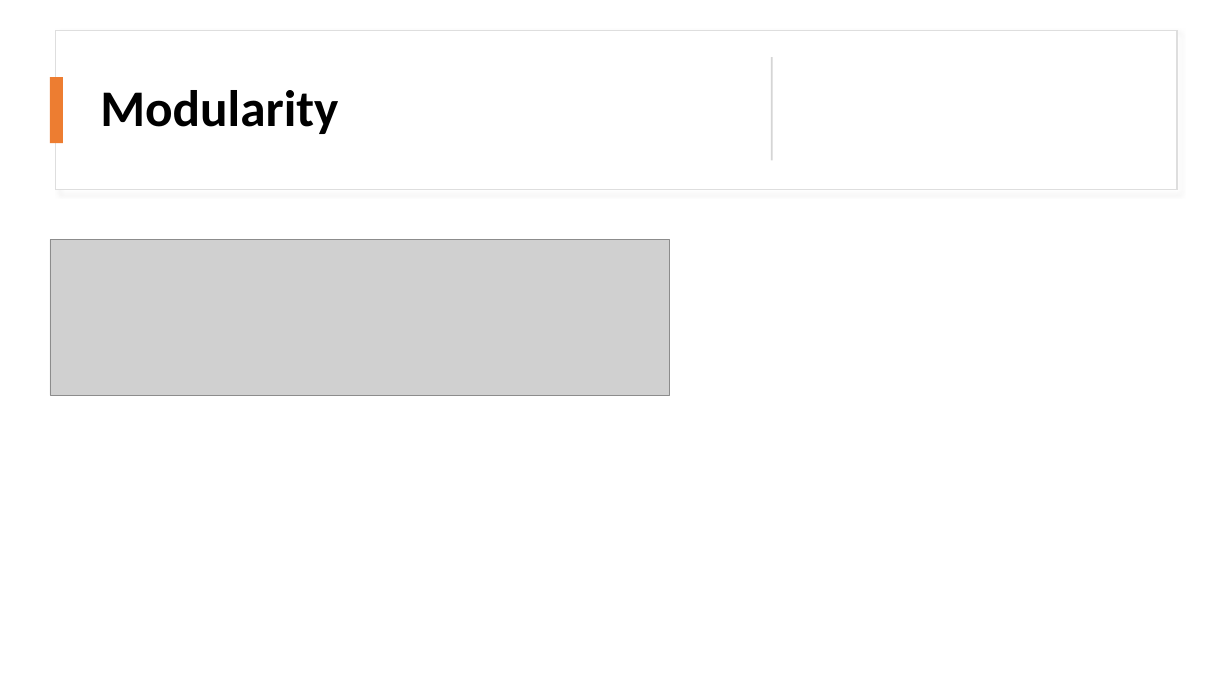
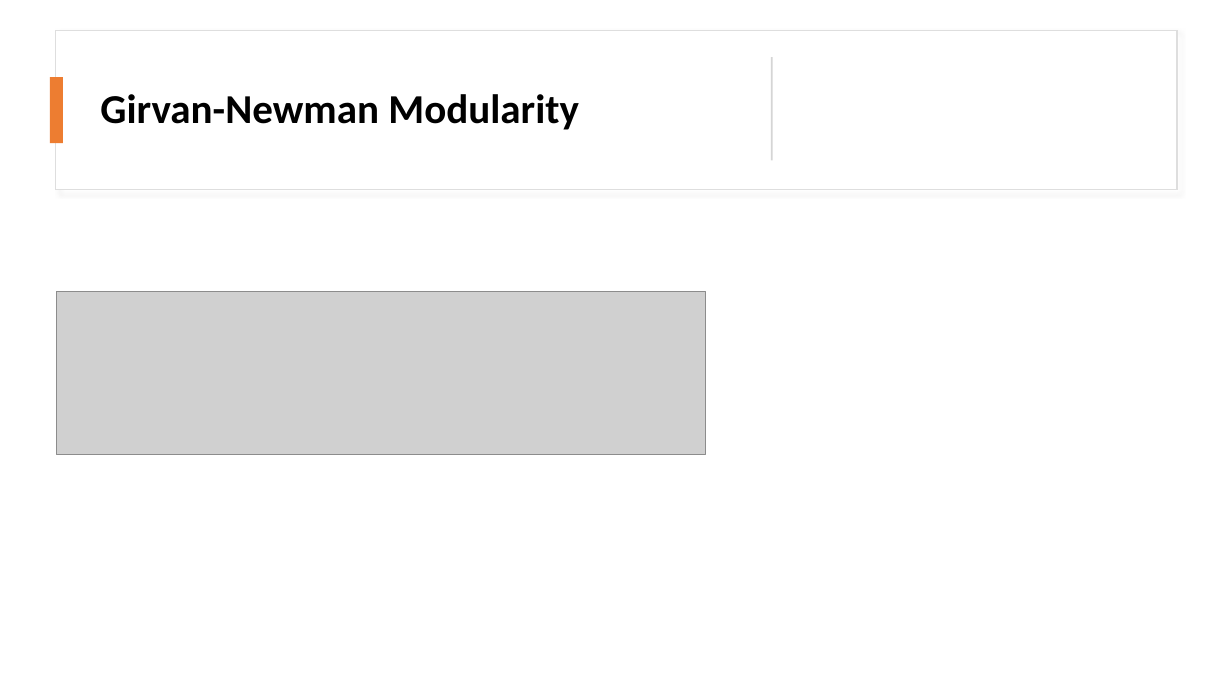
Before and after one commit to fabiuchiha/CRC2021, a slide deck: slide 9 of Docs/CRC_presentation.pptx (slide 8 before the commit). Drawn at 1232x693 pixels with LibreOffice and Linux fonts; fonts in the diff are those of the drawing; grey boxes stand for pictures. Boxes give left, top, right and bottom in pixels: in the first picture for what was removed or moved away, otherwise in the second. Text is boxed around its words. In the diff, an @@ line names an element or a change of style, - is before the commit and + after.

Commit message:
Updated presentation

```diff
--- a/Docs/CRC_presentation.pptx
+++ b/Docs/CRC_presentation.pptx
@@ title at (100,94,579,130): text changed; size 40 to 32 pt @@
-Modularity
+Girvan-Newman Modularity
@@ picture: place and size @@
-picture at (50,239,670,395)
+picture at (56,291,706,454)
```
Also in this commit, not shown: 4 other slides changed, 1 slide added, 1 slide removed.
